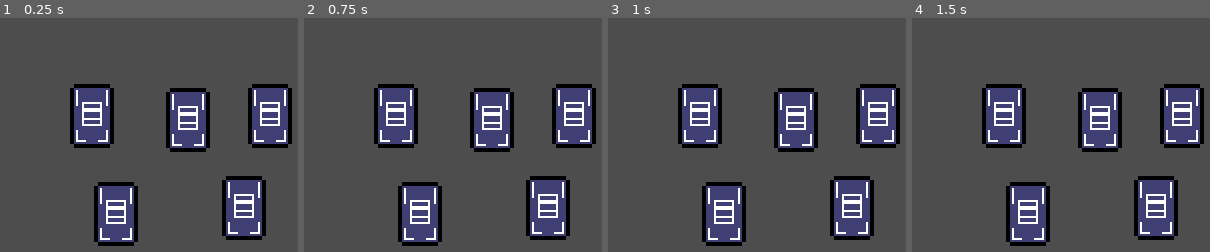
Above: before the commit, frames 1-4 (left to right).
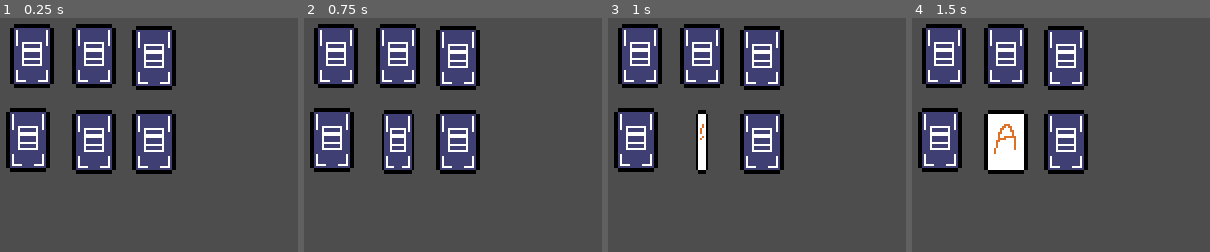
Above: after the commit, the same moments.

Repository: sugarvoid/card-sweeper
Game: Godot game, scene res://game/scene/game.tscn
Two runs of this game, one before a commit and one after it. Both use one fixed random seed, a clock stepped at 60 frames per second and the inputs below. The project has no main scene, so this scene is started directly.
Inputs (mouse positions are in pixels of both pictures, inside the frame that each line leads up to):
- Up to frame 1 (0.25 s): no input
- Up to frame 2 (0.75 s): tap Enter at 0.5 s; move the mouse to (396, 116) at 0.52 s; click (396, 116) at 0.67 s
- Up to frame 3 (1 s): no input
- Up to frame 4 (1.5 s): move the mouse to (1099, 120) at 1.27 s; click (1099, 120) at 1.42 s

The runs differ from the first frame. In frame 1, 39% of the frame differs, in the area x 2-98%, y 2-98%; in frame 2, 39%; in frame 3, 39%; in frame 4, 40%.

Commit message:
Cards can flip over

Diff:
--- a/game/scene/card.tscn
+++ b/game/scene/card.tscn
@@ -6,8 +6,9 @@
 [sub_resource type="RectangleShape2D" id="RectangleShape2D_x3q6m"]
 size = Vector2(20, 30)
 
-[sub_resource type="Animation" id="Animation_lqpsp"]
-resource_name = "show_face"
+[sub_resource type="Animation" id="Animation_04jxs"]
+resource_name = "hide_face"
+length = 0.6
 tracks/0/type = "value"
 tracks/0/imported = false
 tracks/0/enabled = true
@@ -15,7 +16,37 @@
 tracks/0/interp = 1
 tracks/0/loop_wrap = true
 tracks/0/keys = {
-"times": PackedFloat32Array(0, 0.5, 1),
+"times": PackedFloat32Array(0, 0.3, 0.6),
+"transitions": PackedFloat32Array(1, 1, 1),
+"update": 0,
+"values": [Vector2(1, 1), Vector2(0, 0), Vector2(1, 1)]
+}
+tracks/1/type = "method"
+tracks/1/imported = false
+tracks/1/enabled = true
+tracks/1/path = NodePath(".")
+tracks/1/interp = 1
+tracks/1/loop_wrap = true
+tracks/1/keys = {
+"times": PackedFloat32Array(0.3),
+"transitions": PackedFloat32Array(1),
+"values": [{
+"args": [],
+"method": &"change_to_back"
+}]
+}
+
+[sub_resource type="Animation" id="Animation_lqpsp"]
+resource_name = "show_face"
+length = 0.6
+tracks/0/type = "value"
+tracks/0/imported = false
+tracks/0/enabled = true
+tracks/0/path = NodePath("Sprite2D:scale")
+tracks/0/interp = 1
+tracks/0/loop_wrap = true
+tracks/0/keys = {
+"times": PackedFloat32Array(0, 0.2, 0.6),
 "transitions": PackedFloat32Array(1, 1, 1),
 "update": 0,
 "values": [Vector2(1, 1), Vector2(0, 1), Vector2(1, 1)]
@@ -27,7 +58,7 @@
 tracks/1/interp = 1
 tracks/1/loop_wrap = true
 tracks/1/keys = {
-"times": PackedFloat32Array(0.5),
+"times": PackedFloat32Array(0.2),
 "transitions": PackedFloat32Array(1),
 "values": [{
 "args": [],
@@ -35,37 +66,25 @@
 }]
 }
 
-[sub_resource type="Animation" id="Animation_04jxs"]
-resource_name = "hide_face"
+[sub_resource type="Animation" id="Animation_otpag"]
+resource_name = "fade_away"
+length = 0.4
 tracks/0/type = "value"
 tracks/0/imported = false
 tracks/0/enabled = true
-tracks/0/path = NodePath("Sprite2D:scale")
+tracks/0/path = NodePath(".:modulate")
 tracks/0/interp = 1
 tracks/0/loop_wrap = true
 tracks/0/keys = {
-"times": PackedFloat32Array(0, 0.5, 1),
-"transitions": PackedFloat32Array(1, 1, 1),
+"times": PackedFloat32Array(0, 0.4),
+"transitions": PackedFloat32Array(1, 1),
 "update": 0,
-"values": [Vector2(1, 1), Vector2(0, 0), Vector2(1, 1)]
-}
-tracks/1/type = "method"
-tracks/1/imported = false
-tracks/1/enabled = true
-tracks/1/path = NodePath(".")
-tracks/1/interp = 1
-tracks/1/loop_wrap = true
-tracks/1/keys = {
-"times": PackedFloat32Array(0.5),
-"transitions": PackedFloat32Array(1),
-"values": [{
-"args": [],
-"method": &"change_to_back"
-}]
+"values": [Color(1, 1, 1, 1), Color(1, 1, 1, 0)]
 }
 
 [sub_resource type="AnimationLibrary" id="AnimationLibrary_n76kx"]
 _data = {
+"fade_away": SubResource("Animation_otpag"),
 "hide_face": SubResource("Animation_04jxs"),
 "show_face": SubResource("Animation_lqpsp")
 }
@@ -88,3 +107,4 @@
 }
 
 [connection signal="input_event" from="Area2D" to="." method="_on_area_2d_input_event"]
+[connection signal="animation_finished" from="AnimationPlayer" to="." method="_on_animation_player_animation_finished"]
--- a/game/scene/game.tscn
+++ b/game/scene/game.tscn
@@ -1,20 +1,37 @@
-[gd_scene load_steps=2 format=3 uid="uid://cnv4q76vqid3"]
+[gd_scene load_steps=3 format=3 uid="uid://cnv4q76vqid3"]
 
+[ext_resource type="Script" path="res://game/script/card_manager.gd" id="1_k25xc"]
 [ext_resource type="PackedScene" uid="uid://12gtpxpb8621" path="res://game/scene/card.tscn" id="1_t8l60"]
 
 [node name="Game" type="Node2D"]
 
-[node name="Card" parent="." instance=ExtResource("1_t8l60")]
-position = Vector2(60, 59)
+[node name="CardManager" type="Node" parent="."]
+script = ExtResource("1_k25xc")
 
-[node name="Card2" parent="." instance=ExtResource("1_t8l60")]
-position = Vector2(108, 61)
+[node name="TmrFlipDelay" type="Timer" parent="CardManager"]
+wait_time = 2.0
+one_shot = true
 
-[node name="Card3" parent="." instance=ExtResource("1_t8l60")]
-position = Vector2(149, 59)
+[node name="CardPositions" type="Node" parent="CardManager"]
 
-[node name="Card4" parent="." instance=ExtResource("1_t8l60")]
-position = Vector2(72, 108)
+[node name="Cards" type="Node" parent="CardManager"]
 
-[node name="Card5" parent="." instance=ExtResource("1_t8l60")]
-position = Vector2(136, 105)
+[node name="Card" parent="CardManager/Cards" instance=ExtResource("1_t8l60")]
+position = Vector2(30, 29)
+
+[node name="Card2" parent="CardManager/Cards" instance=ExtResource("1_t8l60")]
+position = Vector2(61, 29)
+
+[node name="Card3" parent="CardManager/Cards" instance=ExtResource("1_t8l60")]
+position = Vector2(91, 30)
+
+[node name="Card4" parent="CardManager/Cards" instance=ExtResource("1_t8l60")]
+position = Vector2(28, 71)
+
+[node name="Card5" parent="CardManager/Cards" instance=ExtResource("1_t8l60")]
+position = Vector2(61, 72)
+
+[node name="Card6" parent="CardManager/Cards" instance=ExtResource("1_t8l60")]
+position = Vector2(91, 72)
+
+[connection signal="timeout" from="CardManager/TmrFlipDelay" to="CardManager" method="_on_tmr_flip_delay_timeout"]
--- a/game/script/card.gd
+++ b/game/script/card.gd
@@ -1,7 +1,8 @@
 class_name Card
 extends Node2D
 
-signal was_clicked
+signal was_clicked(c: Card)
+signal remove_me(c: Card)
 
 enum CARD_TYPE {
 	A = 1,
@@ -24,6 +25,8 @@
 func _ready():
 	pass # Replace with function body.
 
+func reset() -> void:
+	self.modulate.a = 225
 
 # Called every frame. 'delta' is the elapsed time since the previous frame.
 func _process(delta):
@@ -33,13 +36,30 @@
 	self.card_type = type
 	self.front_frame = card_type
 
+func faceup() -> void:
+	$AnimationPlayer.play("show_face")
+
+func facedown() -> void:
+	$AnimationPlayer.play("hide_face")
+
+func fade_away() -> void:
+	#TODO: Replace with an animation
+	$AnimationPlayer.play("fade_away")
+
 func change_to_front():
 	$Sprite2D.frame = self.front_frame
+	self.is_face_showing = true
 
 func change_to_back():
 	$Sprite2D.frame = BACK_FRAME
+	self.is_face_showing = true
 
 func _on_area_2d_input_event(viewport, event, shape_idx):
 	if event is InputEventMouseButton and event.pressed and event.button_index==1:
 		print(self.name)
-		emit_signal("was_clicked")
+		emit_signal("was_clicked", self)
+
+
+func _on_animation_player_animation_finished(anim_name):
+	if anim_name == "fade_away":
+		emit_signal("remove_me", self)
--- /dev/null
+++ b/game/script/card_manager.gd
@@ -0,0 +1,49 @@
+extends Node
+
+
+var all_cards: Array[Card]
+var cards_clicked: int
+
+var faceup_cards: Array[Card]
+
+
+
+# Called when the node enters the scene tree for the first time.
+func _ready():
+	for c: Card in $Cards.get_children():
+		c.connect("was_clicked", flip_over_card)
+		c.connect("remove_me", remove_card)
+
+
+# Called every frame. 'delta' is the elapsed time since the previous frame.
+func _process(delta):
+	pass
+
+func put_cards_facedown() -> void:
+	cards_clicked = 0
+	for c in faceup_cards:
+		c.facedown()
+	faceup_cards.clear()
+
+func flip_over_card(c: Card) -> void:
+	if cards_clicked < 2:
+		if !c.is_face_showing:
+			cards_clicked += 1
+			c.faceup()
+			faceup_cards.push_back(c)
+			if cards_clicked == 2:
+				#TODO: Check if cards match
+				if faceup_cards[0].card_type == faceup_cards[1].card_type:
+					print("they match")
+					#TODO: Remove cards from board
+					for card in faceup_cards:
+						card.fade_away()
+				else:
+					$TmrFlipDelay.start()
+
+
+func remove_card(c: Card) -> void:
+	print(str("remove card: ", c.name))
+
+func _on_tmr_flip_delay_timeout():
+	put_cards_facedown()
Not shown: 1 places in game/scene/card.tscn that only renumber resources
